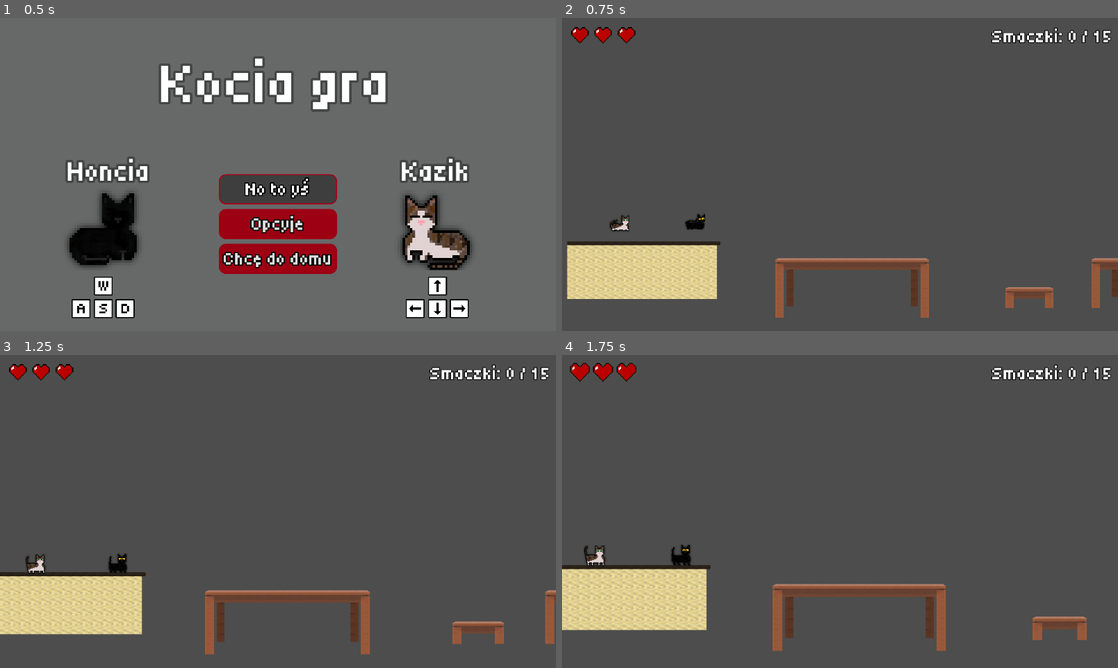
Above: before the commit, frames 1-4 (two rows, left to right).
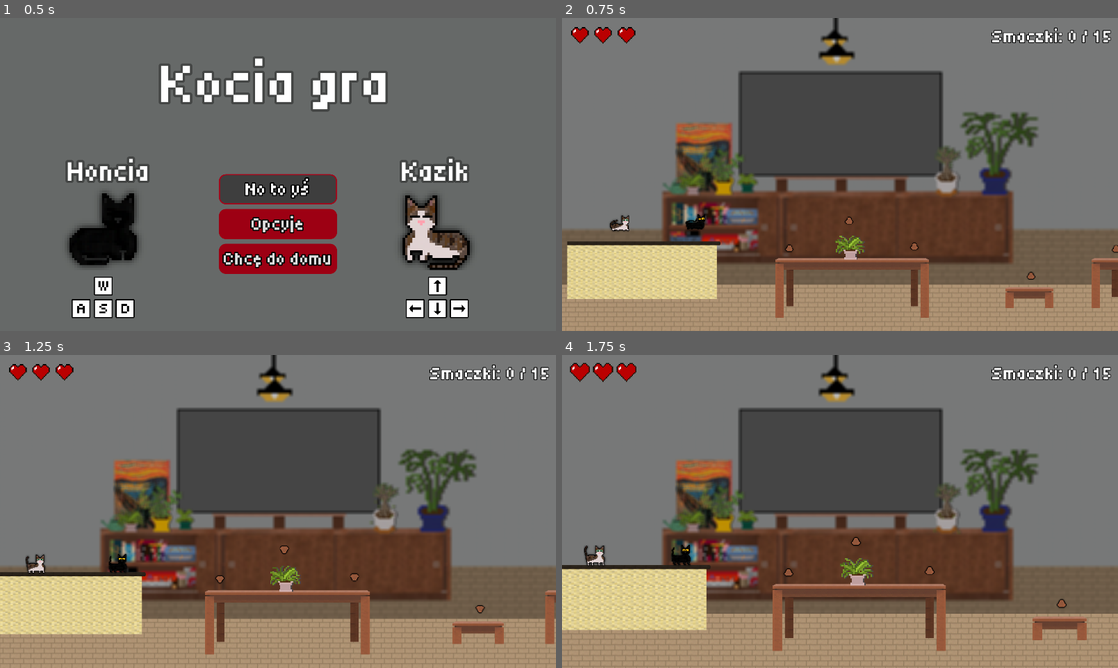
Above: after the commit, the same moments.

Repository: krzkro4122/kocia-gra
Game: Godot game, scene res://scenes/ui/main_menu.tscn
Two runs of this game, one before a commit and one after it. Both use one fixed random seed, a clock stepped at 60 frames per second and the inputs below.
Inputs:
- Up to frame 1 (0.5 s): no input
- Up to frame 2 (0.75 s): click "No to yś" at 0.5 s
- Up to frame 3 (1.25 s): no input
- Up to frame 4 (1.75 s): no input

Frame 1 is identical in both runs. In frame 2, 77% of the frame differs, in the area x 0-100%, y 0-100%; in frame 3, 77%; in frame 4, 77%.

Commit message:
save lol

Diff:
--- a/project.godot
+++ b/project.godot
@@ -67,6 +67,11 @@
 "events": [Object(InputEventKey,"resource_local_to_scene":false,"resource_name":"","device":-1,"window_id":0,"alt_press …(195 unchanged characters)…
 ]
 }
+toggle_menu={
+"deadzone": 0.2,
+"events": [Object(InputEventKey,"resource_local_to_scene":false,"resource_name":"","device":-1,"window_id":0,"alt_pressed":false,"shift_pressed":false,"ctrl_pressed":false,"meta_pressed":false,"pressed":false,"keycode":0,"physical_keycode":4194305,"key_label":0,"unicode":0,"location":0,"echo":false,"script":null)
+]
+}
 
 [layer_names]
 
--- a/scenes/levels/level1.tscn
+++ b/scenes/levels/level1.tscn
@@ -6,7 +6,7 @@
 [ext_resource type="Script" uid="uid://5ct1vx57rf84" path="res://scripts/camera_2d.gd" id="5_6gwlt"]
 [ext_resource type="PackedScene" uid="uid://qigbmpyjxsl3" path="res://scenes/honciaSprite.tscn" id="5_gvm5i"]
 [ext_resource type="PackedScene" uid="uid://rjnepp3j62db" path="res://scenes/snack.tscn" id="6_c2nc4"]
-[ext_resource type="PackedScene" uid="uid://cv4tgq7f3qh30" path="res://scenes/KazikSprite.tscn" id="6_jrfo0"]
+[ext_resource type="PackedScene" uid="uid://cv4tgq7f3qh30" path="res://scenes/kazikSprite.tscn" id="6_jrfo0"]
 [ext_resource type="PackedScene" uid="uid://dcxh8ignqgkul" path="res://scenes/moving_shelf_vertical.tscn" id="7_vhxpm"]
 [ext_resource type="PackedScene" uid="uid://c3ubcm2ihku8u" path="res://scenes/moving_shelf_horizontal.tscn" id="8_arkx4"]
 [ext_resource type="PackedScene" uid="uid://bxyd40ig1x7nl" path="res://scenes/pong_box.tscn" id="9_jqv5m"]
@@ -198,7 +198,6 @@
 position = Vector2(0, 1)
 
 [node name="Snacks" type="Node2D" parent="."]
-visible = false
 position = Vector2(526, 789)
 
 [node name="Snack" parent="Snacks" instance=ExtResource("6_c2nc4")]
@@ -258,7 +257,6 @@
 position = Vector2(1692, 480)
 
 [node name="Boxes" type="Node2D" parent="Platforms"]
-visible = false
 z_index = 2
 position = Vector2(547, 536)
 
@@ -275,7 +273,6 @@
 tile_set = SubResource("TileSet_iywne")
 
 [node name="Floor" type="TileMapLayer" parent="Platforms/Tiles"]
-visible = false
 z_index = 1
 position = Vector2(0, 536)
 tile_map_data = PackedByteArray("AAD5/wAAAAABAAAAAAD5/wEAAAABAAAAAAD5/wIAAAABAAAAAAD6/wAAAAABAAAAAAD6/wEAAAABAAAAAAD6/w …(33184 unchanged characters)…
@@ -295,21 +292,18 @@
 tile_set = SubResource("TileSet_rysoc")
 
 [node name="Killzone" parent="." instance=ExtResource("14_3gp1u")]
-visible = false
 position = Vector2(343, 875)
 
 [node name="CollisionShape2D" type="CollisionShape2D" parent="Killzone"]
 shape = SubResource("WorldBoundaryShape2D_p57ef")
 
 [node name="Ground" type="StaticBody2D" parent="."]
-visible = false
 position = Vector2(406, 889)
 
 [node name="CollisionShape2D" type="CollisionShape2D" parent="Ground"]
 shape = SubResource("WorldBoundaryShape2D_kvpfn")
 
 [node name="Decorations" type="Node2D" parent="."]
-visible = false
 position = Vector2(546, 807)
 
 [node name="Plants" type="Node2D" parent="Decorations"]
@@ -335,7 +329,6 @@
 position = Vector2(1532, -473)
 
 [node name="StaticBackground" parent="." instance=ExtResource("19_agrr7")]
-visible = false
 
 [connection signal="timeout" from="GameManager/RespawnTimer" to="GameManager" method="_on_respawn_timer_timeout"]
 [connection signal="timeout" from="GameManager/EndGameTimer" to="GameManager" method="_on_end_game_timer_timeout"]
